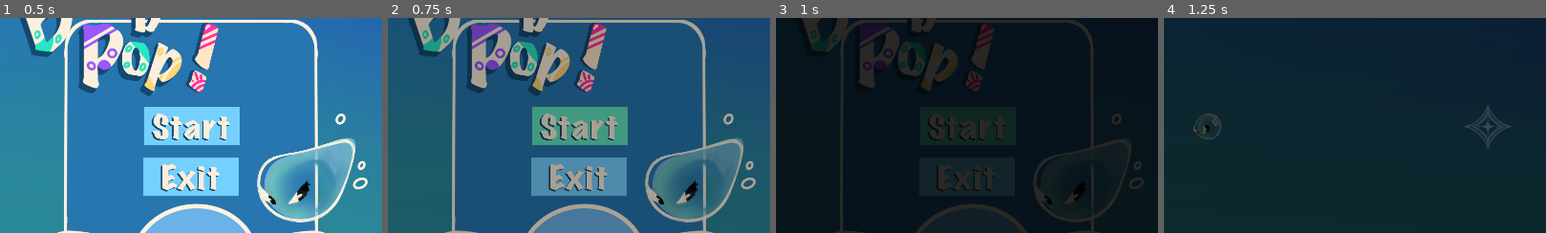
Above: before the commit, frames 1-4 (left to right).
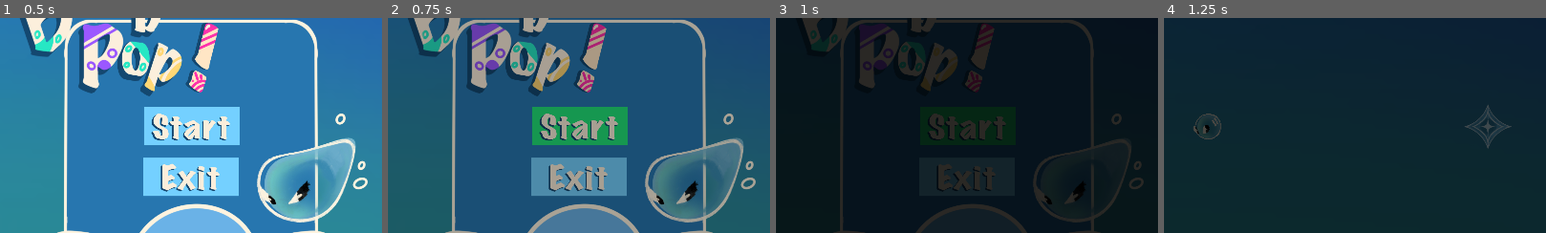
Above: after the commit, the same moments.

Repository: davifarhi/GGJ25-CrashSim-Untitled
Game: Godot game, scene res://scenes/levels/hello.tscn
Two runs of this game, one before a commit and one after it. Both use one fixed random seed, a clock stepped at 60 frames per second and the inputs below.
Inputs (mouse positions are % of the whole screen's width and height, from its top left):
- Up to frame 1 (0.5 s): no input
- Up to frame 2 (0.75 s): click (50, 50) at 0.5 s
- Up to frame 3 (1 s): no input
- Up to frame 4 (1.25 s): no input
The pictures show only the part of the screen within x 25-75%, y 25-75%; the shares and areas given below are measured in that part.

Frame 1 is identical in both runs. In frame 2, 3.1% of the frame differs, in the area x 37-63%, y 41-60%; in frame 3, less than 0.1%; in frame 4, nothing differs.

Commit message:
New color for button backgrounds to distinguish from gray, less red timer danger color

Diff:
--- a/ggj-crashsim-untilted/scenes/timer_text.gd
+++ b/ggj-crashsim-untilted/scenes/timer_text.gd
@@ -5,7 +5,8 @@
 
 
 const NORMAL_COLOR = Color(1., 1., 1., 1.)
-const DANGER_COLOR = Color(1., 0., 0., 1.)
+const DANGER_COLOR = Color(216./255.0, 69./255.0, 69./255.0, 1.)
+#const DANGER_COLOR = Color(1.0, 0.0, 0.0, 1.)
 const format_str = "[center]%02d:%03d[/center]"
 
 
Binary file changed: ggj-crashsim-untilted/assets/menu/fond text2.png
Not shown, changed: ggj-crashsim-untilted/assets/menu/Thumbs.db
